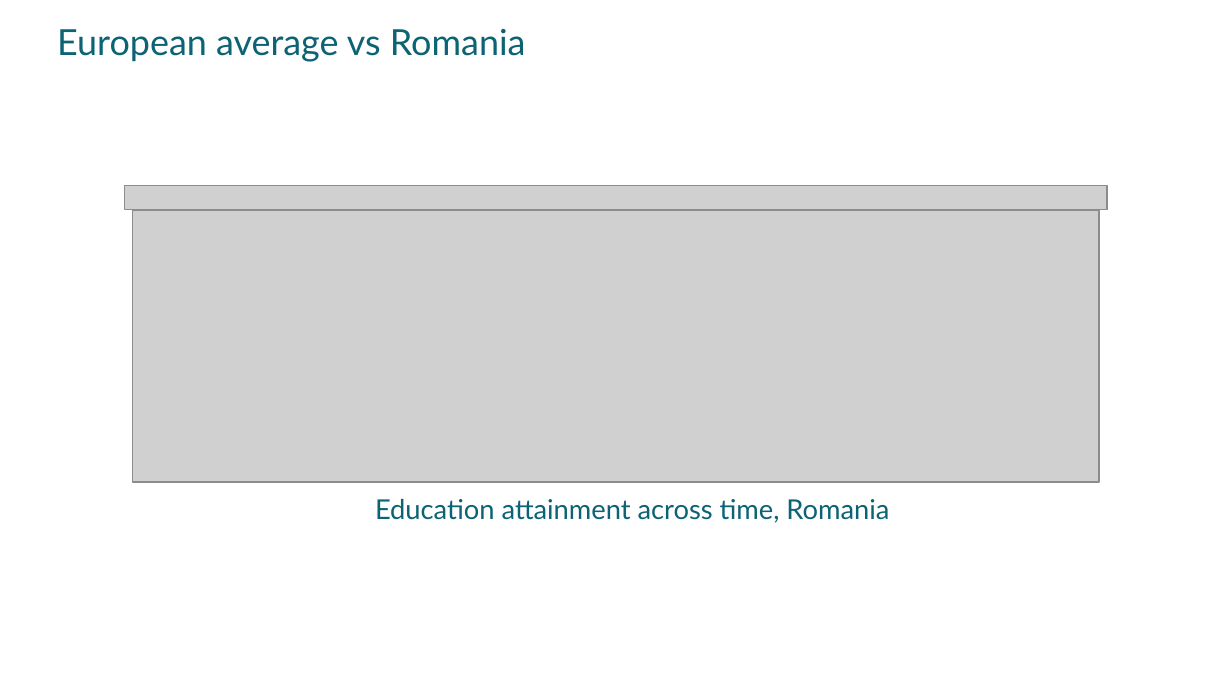
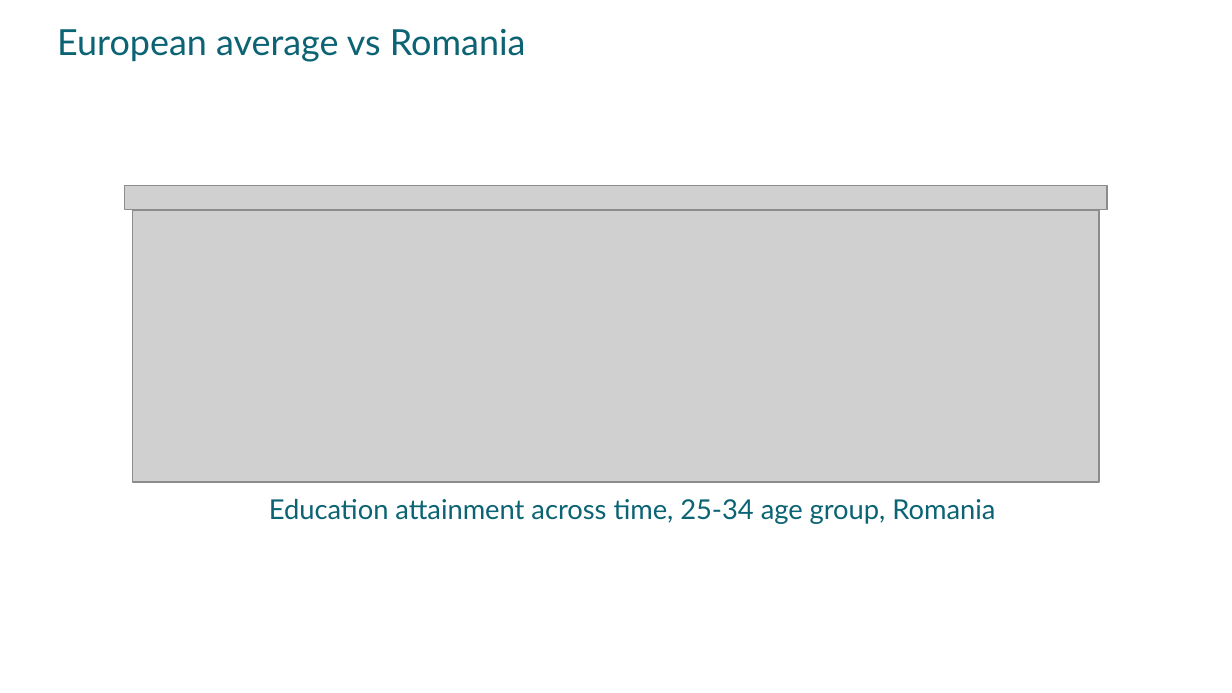
Before and after one commit to mehanix/RoEduAttainment, a slide deck: slide 8 of Presentation.pptx. Drawn at 1232x693 pixels with LibreOffice and Linux fonts; fonts in the diff are those of the drawing; grey boxes stand for pictures. Boxes give left, top, right and bottom in pixels: in the first picture for what was removed or moved away, otherwise in the second. Text is boxed around its words. In the diff, an @@ line names an element or a change of style, - is before the commit and + after.

```diff
--- a/Presentation.pptx
+++ b/Presentation.pptx
@@ text at (269,499,995,524): text changed @@
-Education attainment across time, Romania
+Education attainment across time, 25-34 age group, Romania
```
Also in this commit, not shown: 6 other slides changed, 2 other files.
